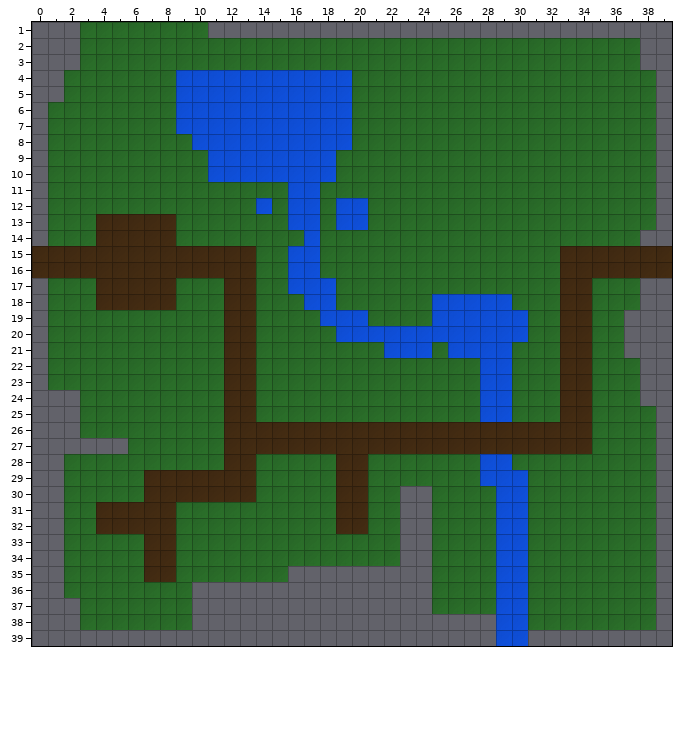
Tiled map (JSON), stored at assets/maps/map4.json. The picture above was drawn from the file before the commit.
Cells are 36x36 px. Shown: x 0..39, y 1..39.
The result:
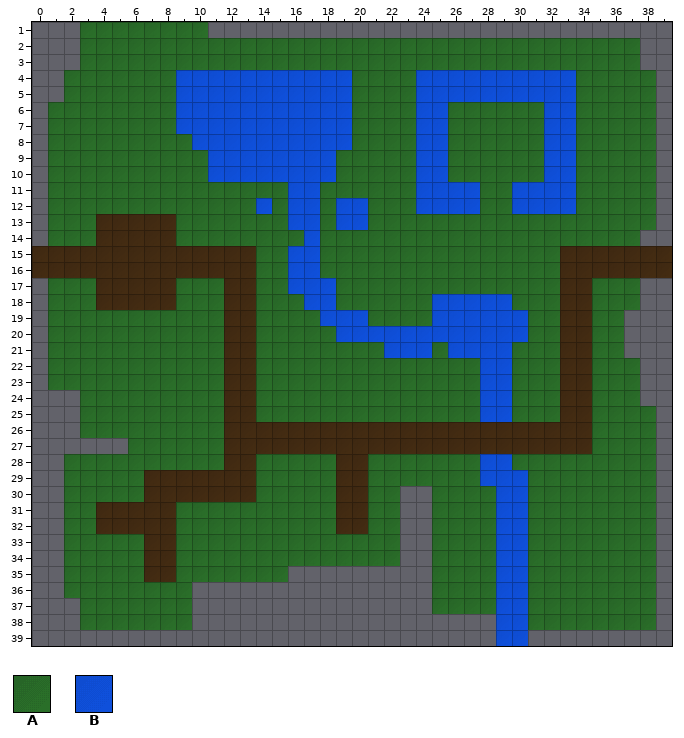
Key: from "Tileset": A 1, B 7.
_ is an empty cell.
Changes in this commit:
Layer "BackgroundLayer":
y 4..5: x 24..33 AAAAAAAAAA -> BBBBBBBBBB
y 6..10: x 24..25 AA -> BB; x 32..33 AA -> BB
y 11..12: x 24..27 AAAA -> BBBB; x 30..33 AAAA -> BBBB
